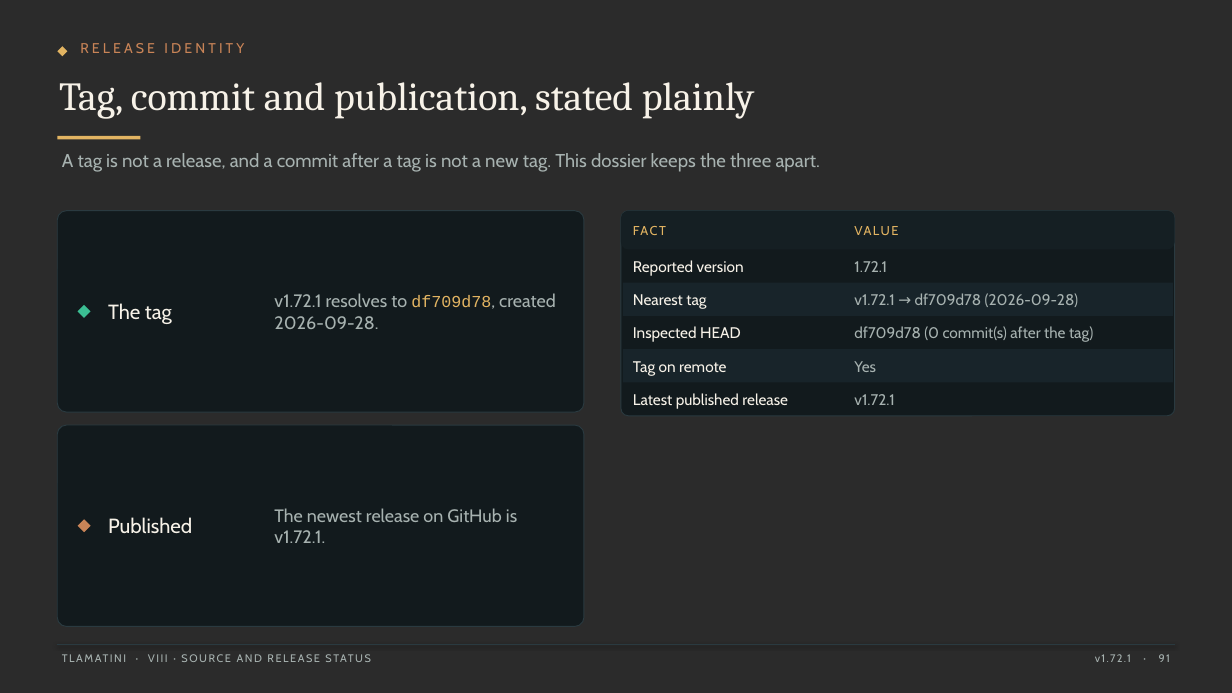
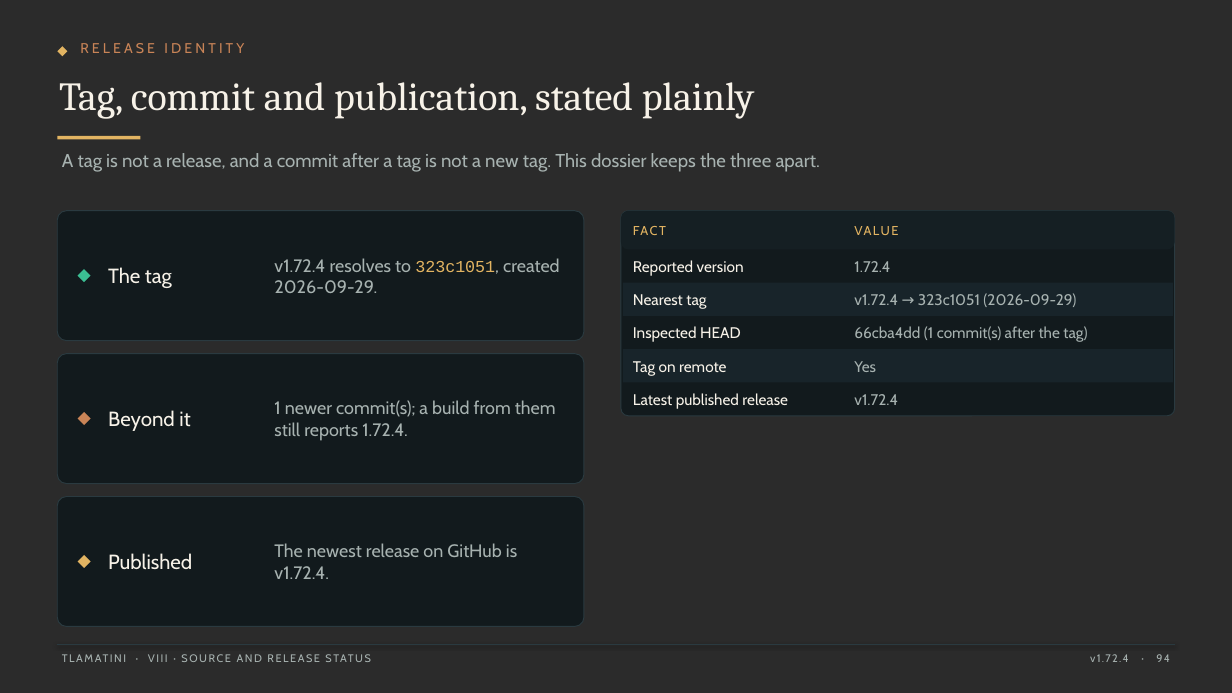
Before and after one commit to XAIHT/Tlamatini, a slide deck: slide 94 of Tlamatini_eXtended_Artificial_Intelligence_Humanly_Tempered.pptx (slide 91 before the commit). Drawn at 1232x693 pixels with LibreOffice and Linux fonts; fonts in the diff are those of the drawing; background and template pictures are left out; a plain dark background stands for a picture behind light text. Boxes give left, top, right and bottom in pixels: in the first picture for what was removed or moved away, otherwise in the second. Text is boxed around its words. In the diff, an @@ line names an element or a change of style, - is before the commit and + after.

```diff
--- a/Tlamatini_eXtended_Artificial_Intelligence_Humanly_Tempered.pptx
+++ b/Tlamatini_eXtended_Artificial_Intelligence_Humanly_Tempered.pptx
@@ rounded rectangle at <box>57,211,584,341</box>: proportions changed @@
@@ rounded rectangle: place and size @@
-rounded rectangle at <box>57,211,584,412</box>
+rounded rectangle at <box>57,211,584,341</box>
@@ text "The tag": place and size @@
-text "The tag" at <box>108,303,172,324</box>
+text "The tag" at <box>108,267,172,288</box>
@@ diamond: place and size @@
-diamond at <box>78,305,91,318</box>
+diamond at <box>78,269,91,282</box>
@@ text at <box>274,258,560,293</box>: text changed @@
-v1.72.1 resolves to df709d78, created 2026-09-28.
+v1.72.4 resolves to 323c1051, created 2026-09-29.
@@ text at <box>854,261,890,272</box>: text changed @@
-1.72.1
+1.72.4
@@ text at <box>854,293,1076,307</box>: text changed @@
-v1.72.1 → df709d78 (2026-09-28)
+v1.72.4 → 323c1051 (2026-09-29)
@@ text at <box>854,326,1087,342</box>: text changed @@
-df709d78 (0 commit(s) after the tag)
+66cba4dd (1 commit(s) after the tag)
@@ rounded rectangle added at <box>57,354,584,484</box>, fill #121A1D, outline #2A3A40 0.75 pt @@
@@ diamond: place and size @@
-diamond at <box>78,519,91,532</box>
+diamond at <box>78,412,91,425</box>
@@ text added at <box>108,410,190,431</box>, 16 pt, text #F7F2E8 @@
+Beyond it
@@ text added at <box>274,400,556,441</box>, 14 pt, text #A7B2B0 @@
+1 newer commit(s); a build from them still reports 1.72.4.
@@ text at <box>854,394,898,405</box>: text changed @@
-v1.72.1
+v1.72.4
@@ rounded rectangle: place and size @@
-rounded rectangle at <box>57,425,584,627</box>
+rounded rectangle at <box>57,496,584,627</box>
@@ rounded rectangle at <box>57,496,584,627</box>: proportions changed @@
@@ text "Published": place and size @@
-text "Published" at <box>108,517,192,534</box>
+text "Published" at <box>108,553,192,570</box>
@@ diamond added at <box>78,555,91,568</box>, fill #E2B462 @@
@@ text at <box>274,543,517,579</box>: text changed @@
-The newest release on GitHub is v1.72.1.
+The newest release on GitHub is v1.72.4.
@@ text at <box>1090,654,1170,662</box>: text changed @@
-v1.72.1 · 91
+v1.72.4 · 94
```
Also in this commit, not shown: 120 other slides changed, 3 slides added, 3 other files.
